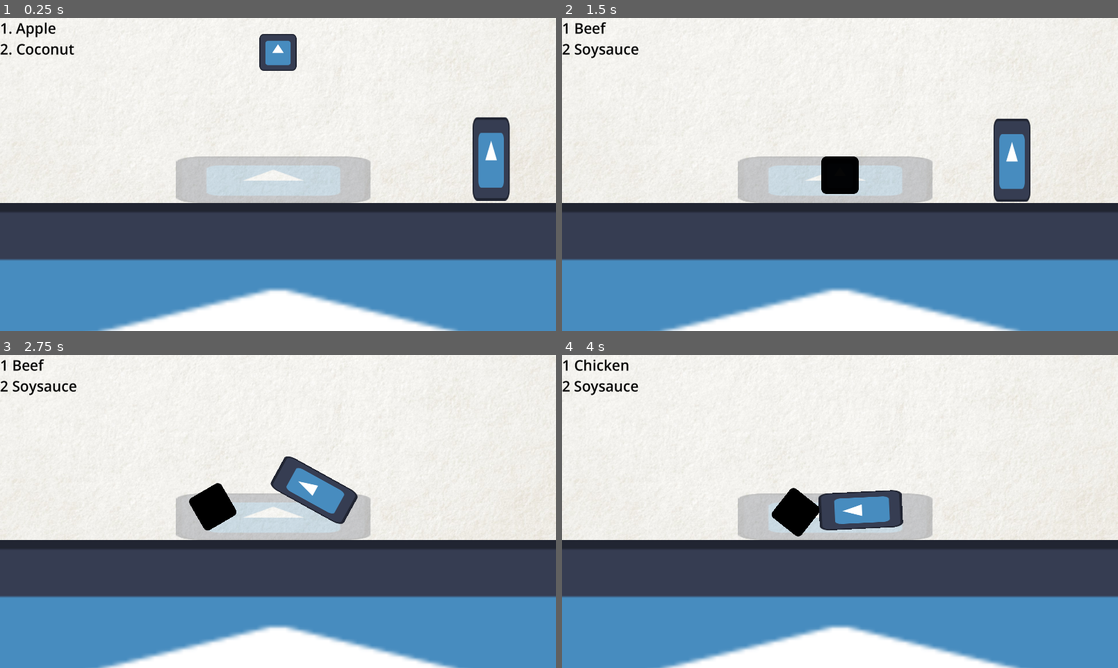
Above: before the commit, frames 1-4 (two rows, left to right).
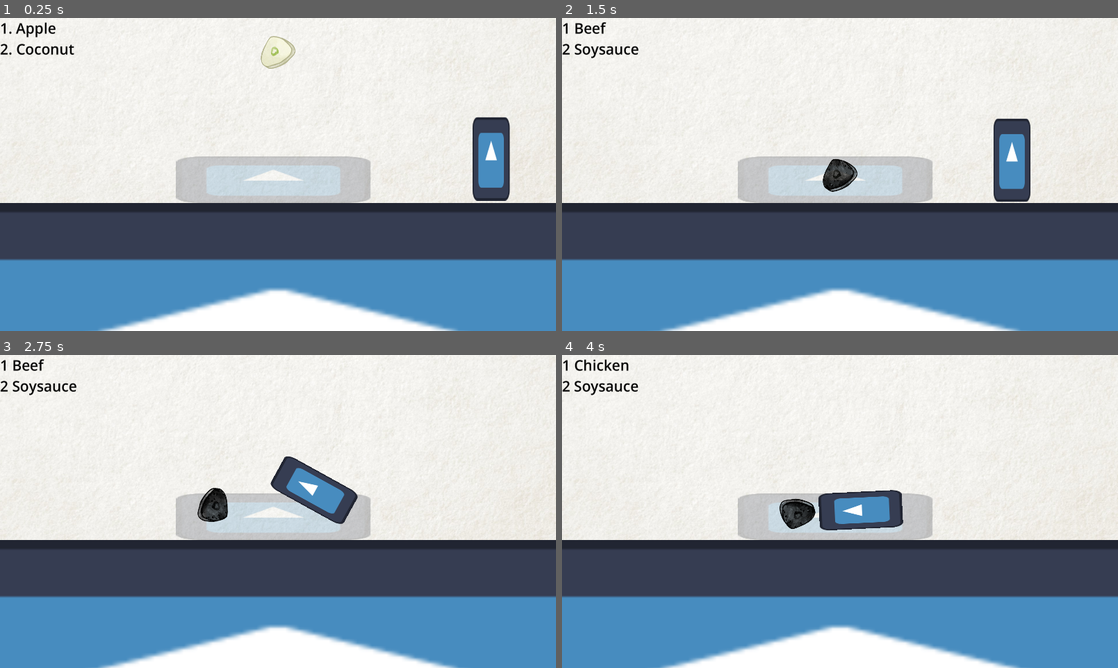
Above: after the commit, the same moments.

Repository: SAM2WOW/ProjectGrandma
Game: Godot game, scene res://levels/main.tscn
Two runs of this game, one before a commit and one after it. Both use one fixed random seed, a clock stepped at 60 frames per second and the inputs below. The engine's default icon, where the game draws it, is replaced by a stand-in: a white triangle on a blue panel in a dark square.
Inputs (mouse positions are in pixels of both pictures, inside the frame that each line leads up to):
- Up to frame 1 (0.25 s): no input
- Up to frame 2 (1.5 s): tap Enter (ui_accept) at 0.5 s; drag from (840, 71) to (840, 174) at 0.52 s; drag from (1051, 161) to (840, 174) at 1.27 s
- Up to frame 3 (2.75 s): move the mouse to (333, 442) at 2.02 s; click (333, 442) at 2.17 s
- Up to frame 4 (4 s): drag from (812, 574) to (673, 464) at 2.77 s; move the mouse to (1006, 558) at 3.52 s; click (1006, 558) at 3.67 s; tap Enter (ui_accept) at 3.77 s

The runs differ from the first frame. In frame 1, 0.8% of the frame differs, in the area x 46-54%, y 5-17%; in frame 2, 0.7%; in frame 3, 0.6%; in frame 4, 0.6%.

Commit message:
added ingredients
- created ingredients folder and put sprites in there
- overlayed garlic sprite on ingredient prefab

Diff:
--- a/prefabs/ingredient.tscn
+++ b/prefabs/ingredient.tscn
@@ -1,8 +1,9 @@
-[gd_scene load_steps=8 format=3 uid="uid://b5em8781rmds2"]
+[gd_scene load_steps=9 format=3 uid="uid://b5em8781rmds2"]
 
 [ext_resource type="PackedScene" uid="uid://c3gtn7dcgsaa0" path="res://prefabs/draggable.tscn" id="1_fdwy0"]
 [ext_resource type="Script" path="res://scripts/ingredient.gd" id="2_ukt0v"]
 [ext_resource type="Script" path="res://scripts/ingredientState.gd" id="3_8mfa3"]
+[ext_resource type="Texture2D" uid="uid://c6o4nchcveij5" path="res://arts/ingredients/garlic.png" id="4_ac8au"]
 
 [sub_resource type="Resource" id="Resource_qvnah"]
 script = ExtResource("3_8mfa3")
@@ -47,3 +48,8 @@
 [node name="Ingredient" instance=ExtResource("1_fdwy0")]
 script = ExtResource("2_ukt0v")
 ingredientStates = Array[ExtResource("3_8mfa3")]([SubResource("Resource_qvnah"), SubResource("Resource_ojaaw"), SubResource("Resource_wka5m"), SubResource("Resource_j8afd")])
+
+[node name="Sprite2D" parent="." index="0"]
+position = Vector2(-3.72529e-09, 0)
+scale = Vector2(0.498541, 0.630263)
+texture = ExtResource("4_ac8au")
Binary file added: arts/ingredients/bay leaf.png
Not shown, added: arts/ingredients/bay leaf.png.import
Binary file added: arts/ingredients/drumstick.png
Not shown, added: arts/ingredients/drumstick.png.import
Binary file added: arts/ingredients/garlic.png
Not shown, added: arts/ingredients/garlic.png.import
Binary file added: arts/ingredients/peppercorn.png
Not shown, added: arts/ingredients/peppercorn.png.import
Binary file added: arts/ingredients/soy sauce.png
Not shown, added: arts/ingredients/soy sauce.png.import
Binary file added: arts/ingredients/vinegar.png
Not shown, added: arts/ingredients/vinegar.png.import
